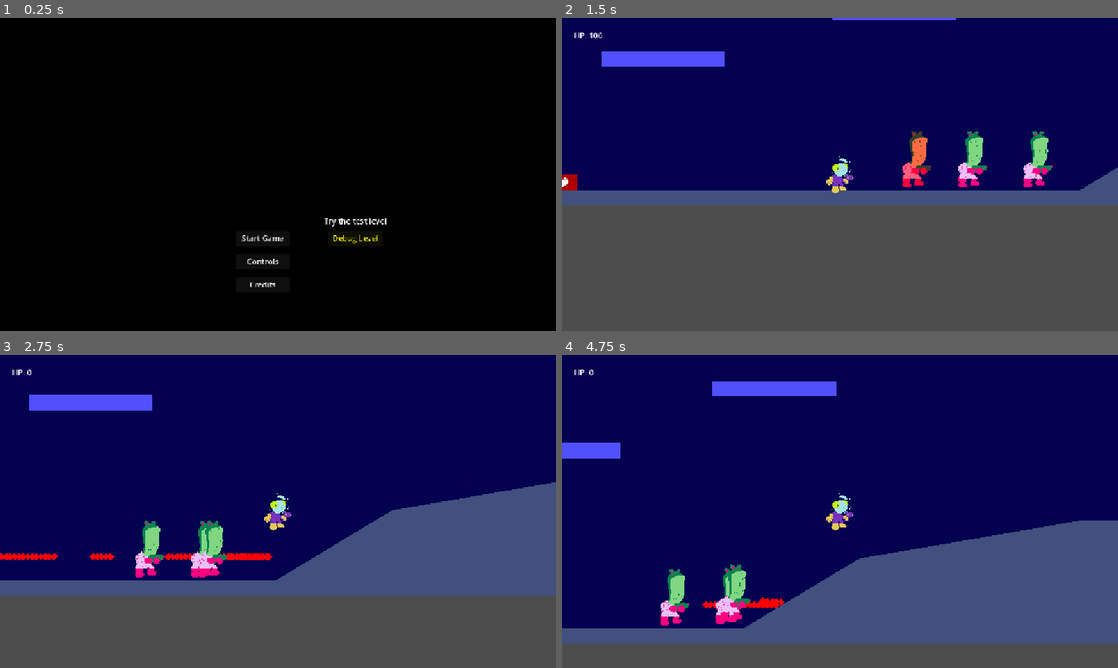
Above: before the commit, frames 1-4 (two rows, left to right).
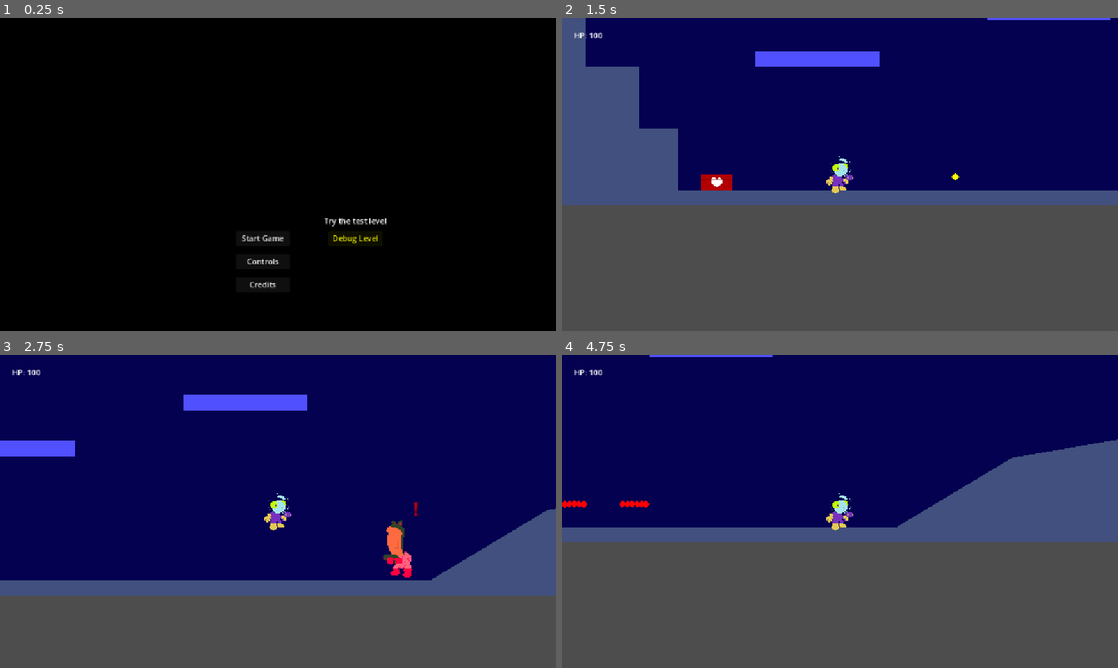
Above: after the commit, the same moments.

Repository: kv-mod3/FightClub-SpacePirates
Game: Godot game, scene res://levels/title_menu.tscn
Same seed, same stepped clock (60 frames per second), same inputs: the game is played once before the commit and once after it.
Inputs:
- Up to frame 1 (0.25 s): no input
- Up to frame 2 (1.5 s): click "Debug Level" at 0.5 s; tap Enter (shoot) at 1.25, 1.35 s; hold D (right) from 1.28 s (still down)
- Up to frame 3 (2.75 s): keep holding D (right); tap Space (jump) at 1.52, 1.55, 1.82, 2.1, 2.27, 2.57 s; tap Enter (shoot) at 2.3 s
- Up to frame 4 (4.75 s): release D (right) at 2.78 s; hold A (left) 2.78-3.53 s; tap Enter (shoot) at 2.85, 3.6 s; tap Space (jump) at 3.05, 3.77, 4.07, 4.35, 4.52 s; hold D (right) from 3.53 s (still down)

The runs differ from the first frame. In frame 1, 0.3% of the frame differs, in the area x 43-70%, y 64-87%; in frame 2, 12%; in frame 3, 12%; in frame 4, 45%, in the area x 0-100%, y 0-93%.

Commit message:
enemy AI improvements
* Simplified burst fire loop
* Early implementation of enemy detecting player.
* Fixed minor state bugs
* Current bug with enemies' AI breaking if Player leaves the detection range. Possible fix incoming.

Diff:
--- a/project-space-pirates/entities/enemies/PirateEnemy/pirate_enemy.gd
+++ b/project-space-pirates/entities/enemies/PirateEnemy/pirate_enemy.gd
@@ -52,7 +52,8 @@
 				jump()
 				current_state = State.ROAM
 			State.SHOOT:
-				shoot()
+				await shoot()
+				current_state = State.IDLE
 	move_and_slide()
 
 
@@ -97,13 +98,15 @@
 
 
 func shoot() -> void:
-	var burst_fire: int = 0
-	if burst_fire < 3:
-		var b = bullet.instantiate()
-		# owner.add_child(b) # Adds bullet to the root node of the scene the player is in, instead of to player themself.
-		get_owner().call_deferred("add_child", b)
-		b.transform = $MuzzleMarker.global_transform
-		burst_fire += 1
+	for burst_fire in range(3):
+		await get_tree().create_timer(0.2).timeout
+		create_bullet()
+
+
+func create_bullet() -> void:
+	var b = bullet.instantiate()
+	get_owner().call_deferred("add_child", b)
+	b.transform = $MuzzleMarker.global_transform
 
 
 func take_damage(damage) -> void:
@@ -133,11 +136,19 @@
 
 func _on_detection_area_2d_body_entered(body: Node2D) -> void:
 	if body is Player:
-		current_state = State.SHOOT # Enemy goes into SHOOT state.
+		$AttentionLabel.visible = true
+		current_state = State.IDLE
+		velocity = Vector2(0, 0) # Stops enemy movement. BUG: Enemy falls down slower if caught in middle of jump.
+		await get_tree().create_timer(1).timeout
+		$AttentionLabel.visible = false
+		current_state = State.SHOOT
 		# target = body # Sets the enemy's target.
 		print("Enemy detected Player.")
 
-
+# BUG: If player exits detection during shoot(), then enemy never returns to ROAM state.
+# May need to use a loop for checking for body overlapping.
 func _on_detection_area_2d_body_exited(body: Node2D) -> void:
-	current_state = State.ROAM
-	print("Enemy lost sight of Player.")
+	if body is Player:
+		current_state = State.ROAM
+		$DirectionTimer.wait_time = 5
+		print("Enemy lost sight of Player.")
--- a/project-space-pirates/entities/enemies/PirateEnemy/pirate_enemy.tscn
+++ b/project-space-pirates/entities/enemies/PirateEnemy/pirate_enemy.tscn
@@ -11,7 +11,12 @@
 size = Vector2(32, 64)
 
 [sub_resource type="RectangleShape2D" id="RectangleShape2D_5t8oi"]
-size = Vector2(216, 88)
+size = Vector2(216, 64)
+
+[sub_resource type="LabelSettings" id="LabelSettings_5t8oi"]
+font_size = 20
+font_color = Color(1, 0, 0, 1)
+shadow_color = Color(0, 0, 0, 0.313726)
 
 [node name="PirateEnemy" type="CharacterBody2D" groups=["enemies"]]
 collision_layer = 2
@@ -36,12 +41,21 @@
 collision_mask = 4
 
 [node name="DetectCollisionShape" type="CollisionShape2D" parent="DetectionArea2D"]
-position = Vector2(-108, -12)
+position = Vector2(-108, 0)
 shape = SubResource("RectangleShape2D_5t8oi")
 
 [node name="MuzzleMarker" type="Marker2D" parent="."]
 position = Vector2(-20, 8)
 
+[node name="AttentionLabel" type="Label" parent="."]
+visible = false
+offset_left = 16.0
+offset_top = -56.0
+offset_right = 24.0
+offset_bottom = -24.0
+text = "!"
+label_settings = SubResource("LabelSettings_5t8oi")
+
 [connection signal="timeout" from="DirectionTimer" to="." method="_on_direction_timer_timeout"]
 [connection signal="timeout" from="JumpingTimer" to="." method="_on_jumping_timer_timeout"]
 [connection signal="body_entered" from="DetectionArea2D" to="." method="_on_detection_area_2d_body_entered"]
--- a/project-space-pirates/levels/level_debug.tscn
+++ b/project-space-pirates/levels/level_debug.tscn
@@ -19,10 +19,10 @@
 [node name="Polygon2D" type="Polygon2D" parent="Floor"]
 scale = Vector2(1.25, 1)
 color = Color(0.254902, 0.313726, 0.494118, 1)
-polygon = PackedVector2Array(768, 32, 768, -96, 512, -96, 326.4, -56, 230.4, 16, -230.4, 16, -230.4, -48, -262.4, -48, -262.4, -112, -307.2, -112, -307.2, -176, -512, -176, -512, 32)
+polygon = PackedVector2Array(768, 32, 768, -280, 748.8, -280, 748.8, -96, 512, -96, 326.4, -56, 230.4, 16, -230.4, 16, -230.4, -48, -262.4, -48, -262.4, -112, -307.2, -112, -307.2, -176, -512, -176, -512, 32)
 
 [node name="CollisionPolygon2D" type="CollisionPolygon2D" parent="Floor"]
-polygon = PackedVector2Array(-640, 32, 960, 32, 960, -96, 640, -96, 408, -56, 288, 16, -288, 16, -288, -48, -328, -48, -328, -112, -384, -112, -384, -176, -640, -176)
+polygon = PackedVector2Array(-640, 32, 960, 32, 960, -280, 936, -280, 936, -96, 640, -96, 408, -56, 288, 16, -288, 16, -288, -48, -328, -48, -328, -112, -384, -112, -384, -176, -640, -176)
 
 [node name="Platforms" type="Node" parent="."]
 
@@ -38,15 +38,14 @@
 [node name="Enemies" type="Node" parent="."]
 
 [node name="PirateEnemy" parent="Enemies" instance=ExtResource("2_03qpd")]
-position = Vector2(96, 8)
-initial_direction = 1
+position = Vector2(248, 0)
 
 [node name="PirateEnemy2" parent="Enemies" instance=ExtResource("2_03qpd")]
-position = Vector2(160, -40)
+position = Vector2(752, -128)
 initial_direction = 1
 
 [node name="PirateEnemy3" parent="Enemies" instance=ExtResource("2_03qpd")]
-position = Vector2(224, -8)
+position = Vector2(824, -168)
 initial_direction = 1
 
 [node name="PirateEnemy4" parent="Enemies" instance=ExtResource("2_03qpd")]
@@ -58,5 +57,8 @@
 [node name="HealthItem" parent="Objects" instance=ExtResource("4_ppha6")]
 position = Vector2(-248, -80)
 
+[node name="HealthItem2" parent="Objects" instance=ExtResource("4_ppha6")]
+position = Vector2(-584, -200)
+
 [node name="PlayerPlatformer" parent="." instance=ExtResource("1_75gwh")]
-position = Vector2(0, 24)
+position = Vector2(-160, 24)
--- a/project-space-pirates/project.godot
+++ b/project-space-pirates/project.godot
@@ -83,6 +83,5 @@
 
 [rendering]
 
-textures/canvas_textures/default_texture_filter=0
 renderer/rendering_method="gl_compatibility"
 renderer/rendering_method.mobile="gl_compatibility"
Not shown: 1 places in project-space-pirates/entities/enemies/PirateEnemy/pirate_enemy.tscn that only renumber resources
